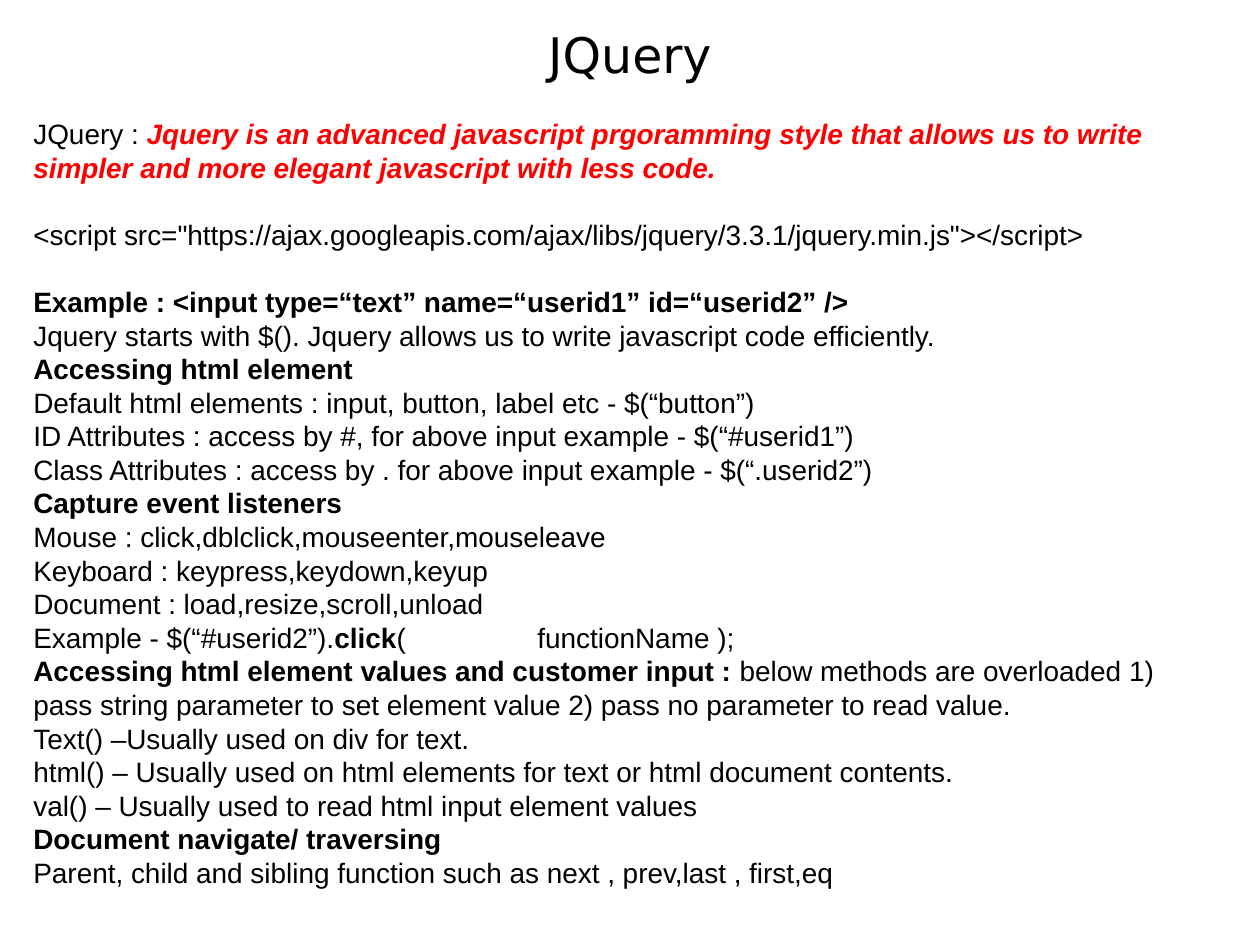
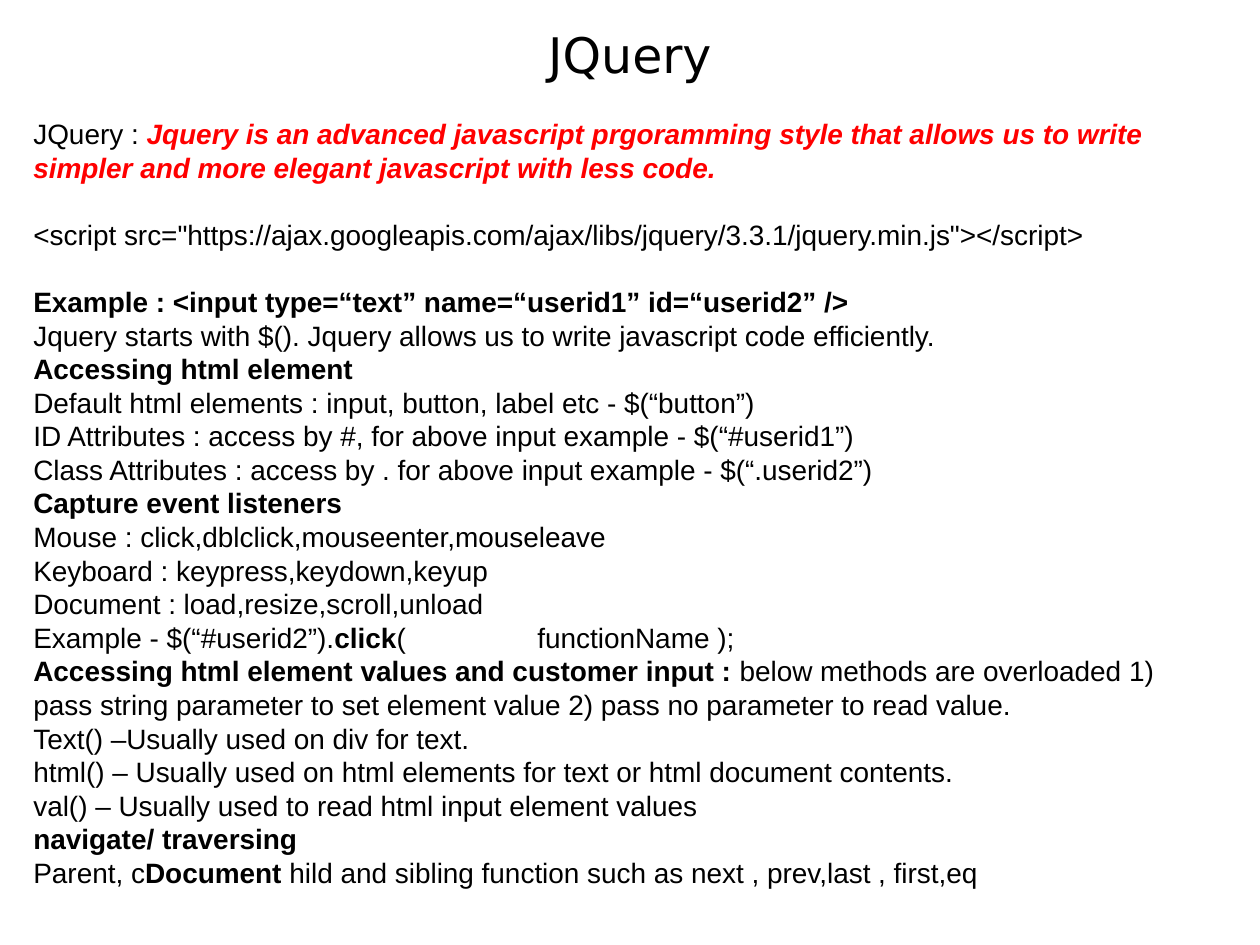
Before and after one commit to thinkcodegravity/jeemar, a slide deck: slide 26 of JEE_st.pptx. Drawn at 1260x945 pixels with LibreOffice and Linux fonts; fonts in the diff are those of the drawing. Boxes give left, top, right and bottom in pixels: in the first picture for what was removed or moved away, otherwise in the second. Text is boxed around its words. In the diff, an @@ line names an element or a change of style, - is before the commit and + after.

```diff
--- a/JEE_st.pptx
+++ b/JEE_st.pptx
@@ text at box(33, 795, 978, 888): text changed @@
-val() – Usually used to read html input element values
-Document navigate/ traversing
-Parent, child and sibling function such as next , prev,last , first,eq
+val() – Usually used to read html input element values
+navigate/ traversing
+Parent, cDocument hild and sibling function such as next , prev,last , first,eq
```
Also in this commit, not shown: 6 other files.
